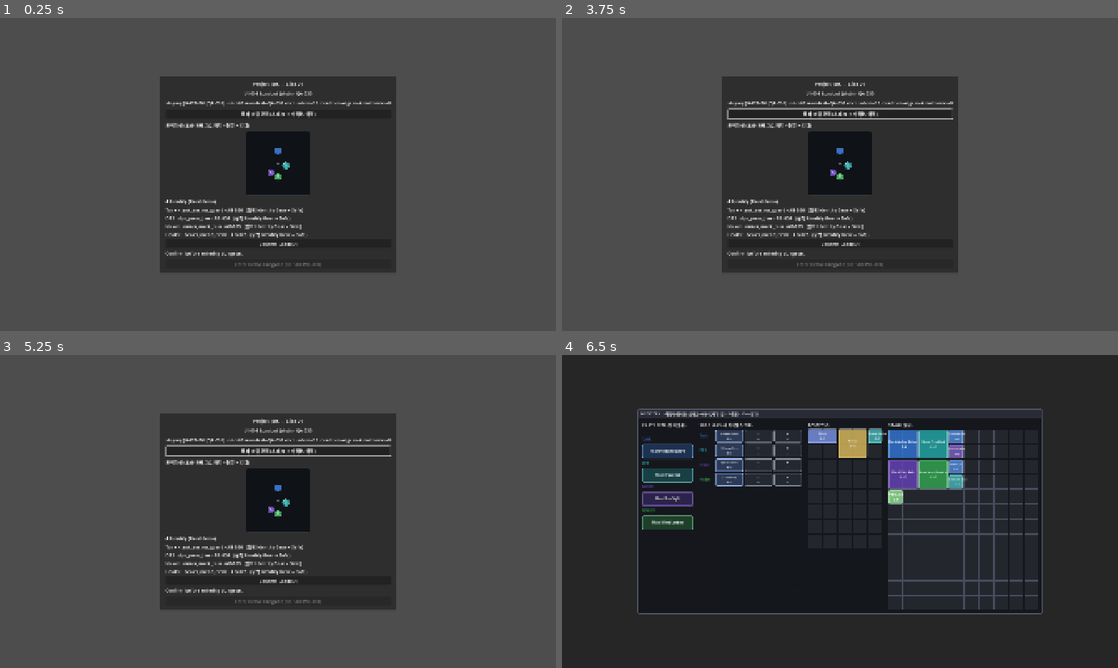
Above: before the commit, frames 1-4 (two rows, left to right).
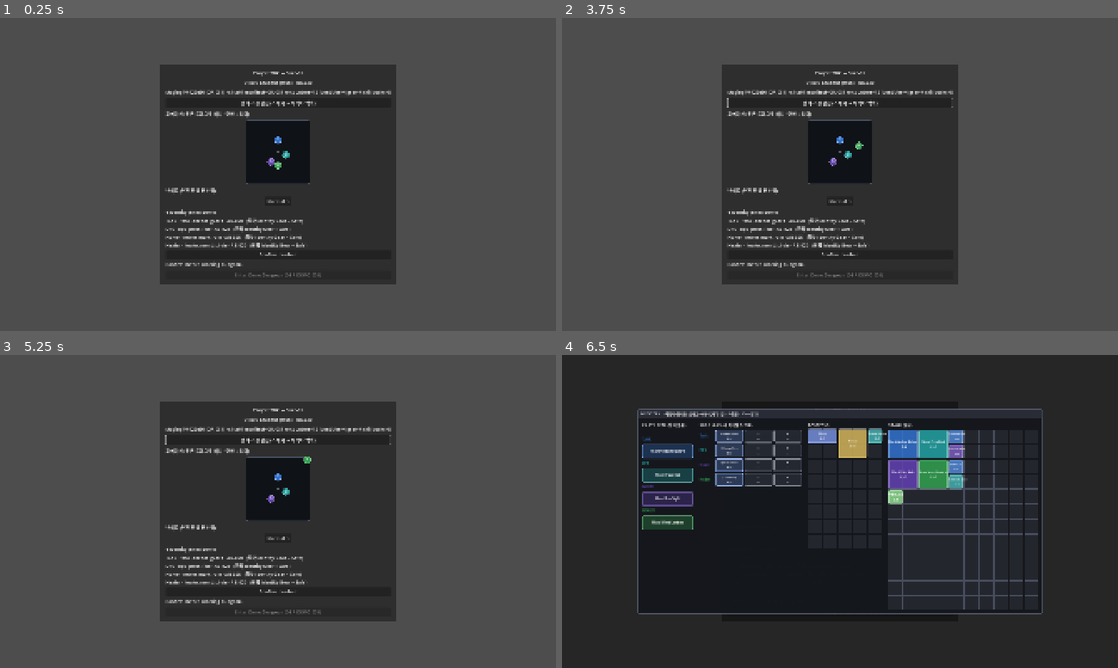
Above: after the commit, the same moments.

Repository: haepari1019/project_tdc_game
Game: Godot game, scene res://scenes/main.tscn
Same seed, same stepped clock (60 frames per second), same inputs: the game is played once before the commit and once after it.
Inputs (mouse positions are in pixels of both pictures, inside the frame that each line leads up to):
- Up to frame 1 (0.25 s): no input
- Up to frame 2 (3.75 s): click (840, 202) at 0.5 s, where only the run after the commit has a clickable "Normal"; click (840, 202) at 1.25 s, where only the run after the commit has a clickable "Normal"; click "장비·스킬 편집 (스태시 → 캐릭터/백팩)" at 2 s; click "Confirm Loadout" at 2.75 s; tap Enter at 3.5 s; drag from (840, 161) to (895, 105) at 3.52 s
- Up to frame 3 (5.25 s): tap Space at 4.25 s; drag from (166, 527) to (250, 574) at 4.27 s; tap Enter at 5 s; move the mouse to (333, 442) at 5.02 s; hold D (move_right) from 5.03 s (still down); hold G (toggle_formation_priority) from 5.03 s (still down)
- Up to frame 4 (6.5 s): release D (move_right) at 5.75 s; release G (toggle_formation_priority) at 5.75 s; tap Space at 5.75 s; drag from (812, 574) to (673, 464) at 5.77 s

The runs differ from the first frame. In frame 1, 7.5% of the frame differs, in the area x 28-72%, y 14-86%; in frame 2, 8.0%; in frame 3, 8.0%; in frame 4, less than 0.1%.

Commit message:
feat: 허브 난이도 셀렉터 (던전 진입 전 Normal/Hard 선택)
- RunLoadout.difficulty + get_difficulty() (단일 소스: 허브 선택 > manifest 기본)
- main.gd 허브에 OptionButton(Normal/Hard) — Deploy 시 RunLoadout에 기록
- run_controller.start_run · combat_controller.prespawn_encounters가
  RunLoadout.get_difficulty()를 읽음 (manifest 직접 읽기 대체)
- 던전 직접 실행(허브 미경유) = "" → manifest 기본(Normal) fallback

검증: 헤드리스 hub 로드 + 던전 fallback Normal prespawn 동일.

Co-Authored-By: Claude Opus 4.8 (1M context) <noreply@anthropic.com>

Diff:
--- a/scripts/autoload/run_loadout.gd
+++ b/scripts/autoload/run_loadout.gd
@@ -7,7 +7,16 @@
 var backpack: Array = []           # brought run-inventory item dicts from the hub (At-Risk)
 var member_subs: Array = []        # per party slot: [base_ability_id|"" ×3] equipped in the hub
 var formation: Array = []          # [{class_id, offset:[x,z]}] formation slot offsets (hub editor)
+var difficulty: String = ""        # hub-chosen run difficulty ("Normal"/"Hard"); "" = manifest default
 
 
 func set_consumables(d: Dictionary) -> void:
 	consumables = d.duplicate()
+
+
+## Single source of truth for the run's difficulty: the hub selection if set, else the
+## manifest default (so launching the dungeon scene directly still resolves a difficulty).
+func get_difficulty() -> String:
+	if not difficulty.is_empty():
+		return difficulty
+	return String(Slice01Data.get_manifest().get("difficulty_profile", "Normal"))
--- a/scripts/combat/combat_controller.gd
+++ b/scripts/combat/combat_controller.gd
@@ -368,7 +368,7 @@
 	if _map and _map.has_method("get_spawn_position"):
 		_spawn_origin = _map.get_spawn_position(spawn_room)
 	# Resolve per room via the spawn table: (pool, run difficulty, room world_layer).
-	var difficulty := String(Slice01Data.get_manifest().get("difficulty_profile", "Normal"))
+	var difficulty := RunLoadout.get_difficulty()   # hub selection > manifest default (single source)
 	for row in Slice01Data.get_rooms_document().get("rooms", []):
 		if typeof(row) != TYPE_DICTIONARY:
 			continue
--- a/scripts/main.gd
+++ b/scripts/main.gd
@@ -19,6 +19,7 @@
 var _inv: InventoryUI
 var _stash_src: Node
 var _formation: Panel
+var _difficulty_opt: OptionButton
 # Autoloads via runtime path (not the parse-time global) so a stale editor that hasn't
 # re-registered a newly-added autoload still compiles + runs. Loaded fresh on every game run.
 @onready var _stash: Node = get_node("/root/Stash")
@@ -63,6 +64,23 @@
 	$Panel/Margin/VBox.add_child(edit)
 	$Panel/Margin/VBox.move_child(edit, _loadout.get_index())  # stash editor ABOVE the confirm
 	_build_formation_editor()
+	_build_difficulty_selector()
+
+
+## Difficulty selector (Normal/Hard) — chosen in the hub BEFORE deploy, written to RunLoadout
+## at Deploy and read by run_controller/combat at run start (single source = RunLoadout.get_difficulty).
+func _build_difficulty_selector() -> void:
+	var dlabel := Label.new()
+	dlabel.text = "난이도 (던전 진입 전 선택)"
+	$Panel/Margin/VBox.add_child(dlabel)
+	$Panel/Margin/VBox.move_child(dlabel, _loadout.get_index())
+	_difficulty_opt = OptionButton.new()
+	_difficulty_opt.add_item("Normal")
+	_difficulty_opt.add_item("Hard")
+	_difficulty_opt.selected = 1 if String(_run_loadout.difficulty) == "Hard" else 0
+	_difficulty_opt.size_flags_horizontal = Control.SIZE_SHRINK_CENTER
+	$Panel/Margin/VBox.add_child(_difficulty_opt)
+	$Panel/Margin/VBox.move_child(_difficulty_opt, _loadout.get_index())
 
 
 ## Top-down draggable formation editor (4 role tokens), placed above the confirm.
@@ -164,3 +182,5 @@
 			var o: Vector2 = offsets[cid]
 			form.append({"class_id": String(cid), "offset": [o.x, o.y]})  # o.y holds z (forward)
 	_run_loadout.formation = form
+	if _difficulty_opt != null:
+		_run_loadout.difficulty = _difficulty_opt.get_item_text(_difficulty_opt.selected)
--- a/scripts/run/run_controller.gd
+++ b/scripts/run/run_controller.gd
@@ -33,7 +33,7 @@
 	blueprint_id = String(manifest.get("blueprint_id", ""))
 	map_id = String(manifest.get("map_id", ""))
 	contract_id = String(manifest.get("contract_id", ""))
-	difficulty_profile = String(manifest.get("difficulty_profile", "Normal"))
+	difficulty_profile = RunLoadout.get_difficulty()   # hub selection > manifest default
 	third_faction_enabled = bool(bp.get("third_faction", {}).get("enabled", false))
 	_phase_index = 0
 	run_phase = RunPhase.ENTRY
